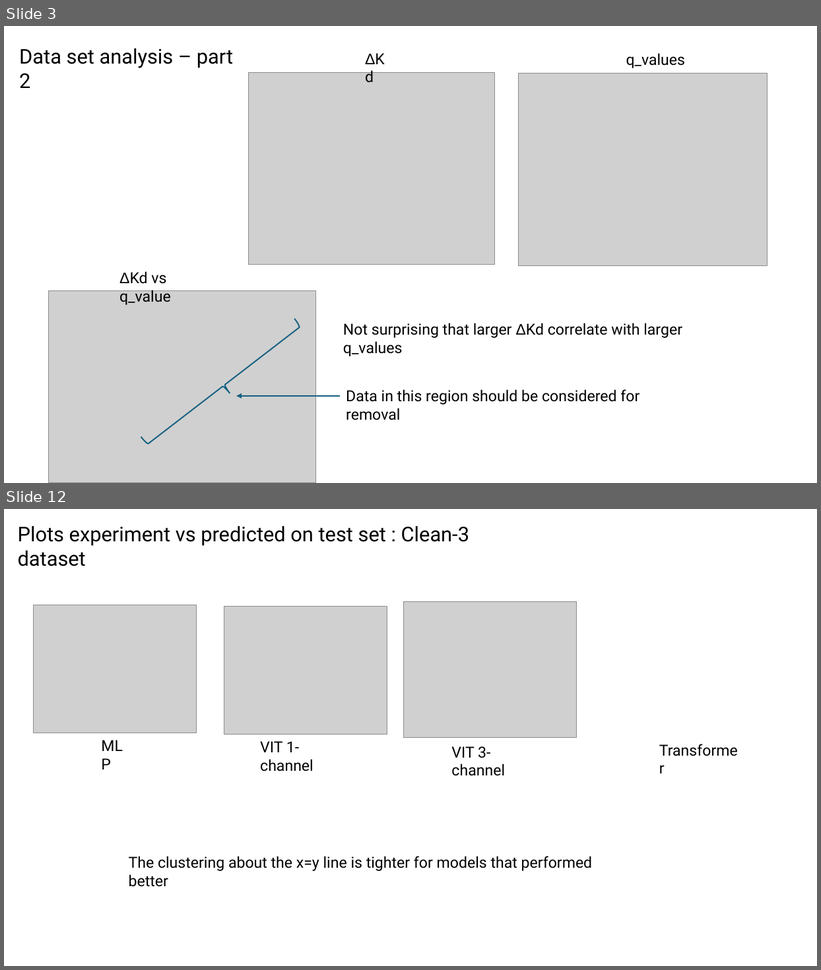
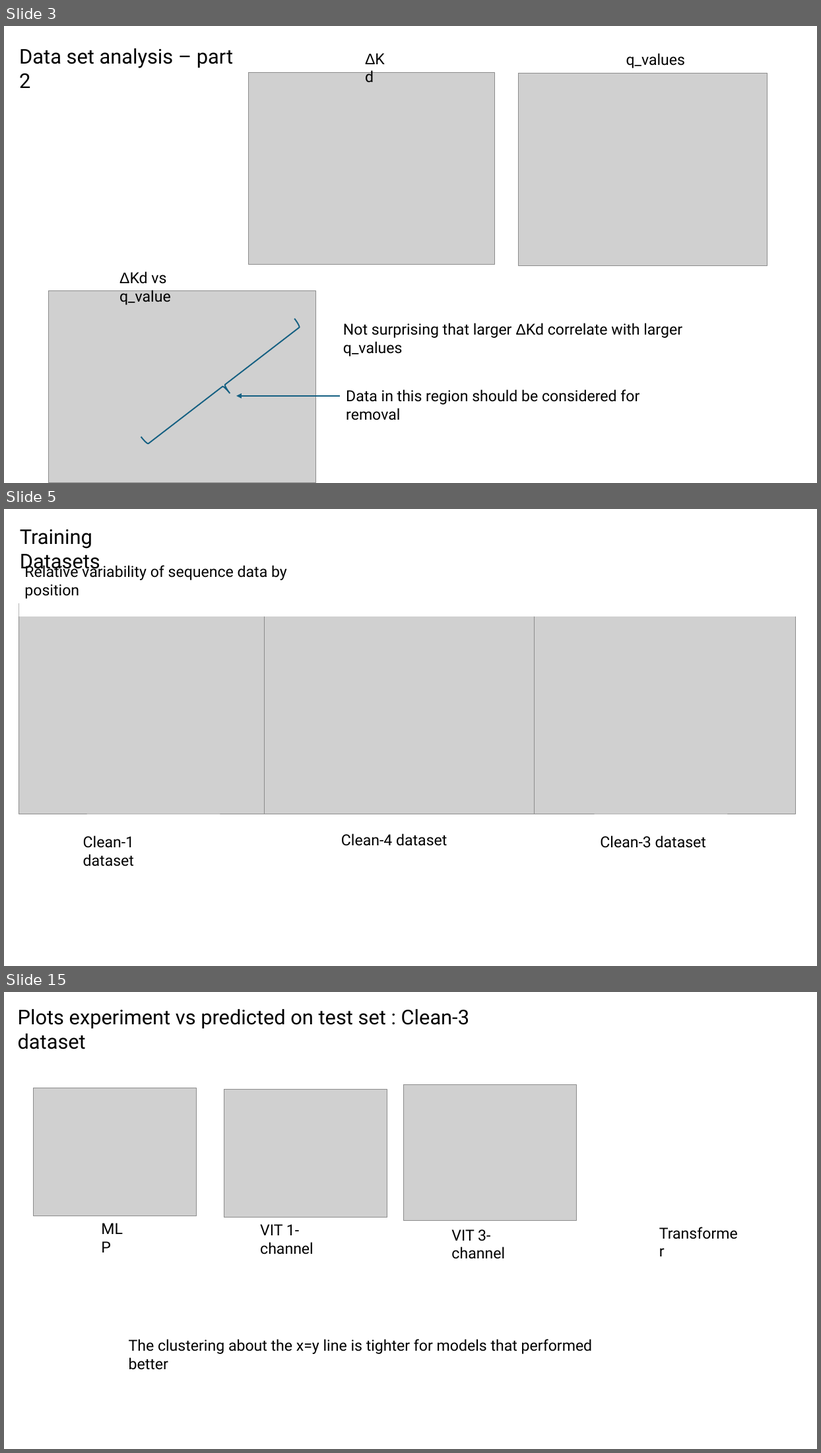
Before and after one commit to planaria158/BERT-antibody-antigen-binding-energy, a slide deck: Homework-aAlphaBio.pptx. Shown one above the other, each under a label of ours: slides 3 and 12 before the commit, slides 3, 5 and 15 after it; the slides between them are not shown. The pictures are 821x970 and 821x1453 pixels, drawn with LibreOffice and Linux fonts; fonts in the diff are those of the drawing; grey boxes stand for pictures. Boxes give left, top, right and bottom in pixels: in the first picture for what was removed or moved away, otherwise in the second. Text is boxed around its words. In the diff, an @@ line names an element or a change of style, - is before the commit and + after.

```diff
--- a/Homework-aAlphaBio.pptx
+++ b/Homework-aAlphaBio.pptx
@@ slide 5 added at box(4, 509, 817, 966), background #FFFFFF @@
@@ text added at box(20, 529, 100, 574), 24 pt, text #000000 @@
+Training Datasets
@@ text added at box(24, 563, 287, 599), 18 pt, text #000000 @@
+Relative variability of sequence data by position
@@ picture added at box(19, 604, 288, 814) @@
@@ rectangle added at box(19, 593, 813, 617), fill #FFFFFF @@
@@ picture added at box(265, 603, 534, 814) @@
@@ picture added at box(527, 604, 796, 814) @@
@@ text added at box(83, 836, 135, 867), 18 pt, text #000000 @@
+Clean-1 dataset
@@ text added at box(341, 834, 447, 846), 18 pt, text #000000 @@
+Clean-4 dataset
@@ text added at box(600, 836, 706, 848), 18 pt, text #000000 @@
+Clean-3 dataset
@@ what was slide 12 is now slide 15 @@
```
Also in this commit, not shown: 12 slides changed, 2 other slides added, 1 other file.
